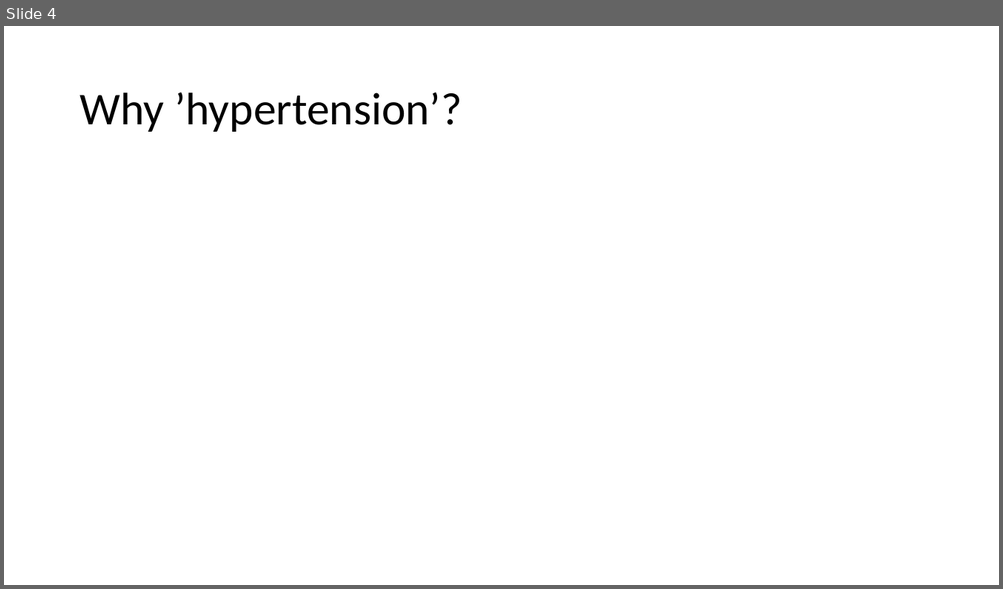
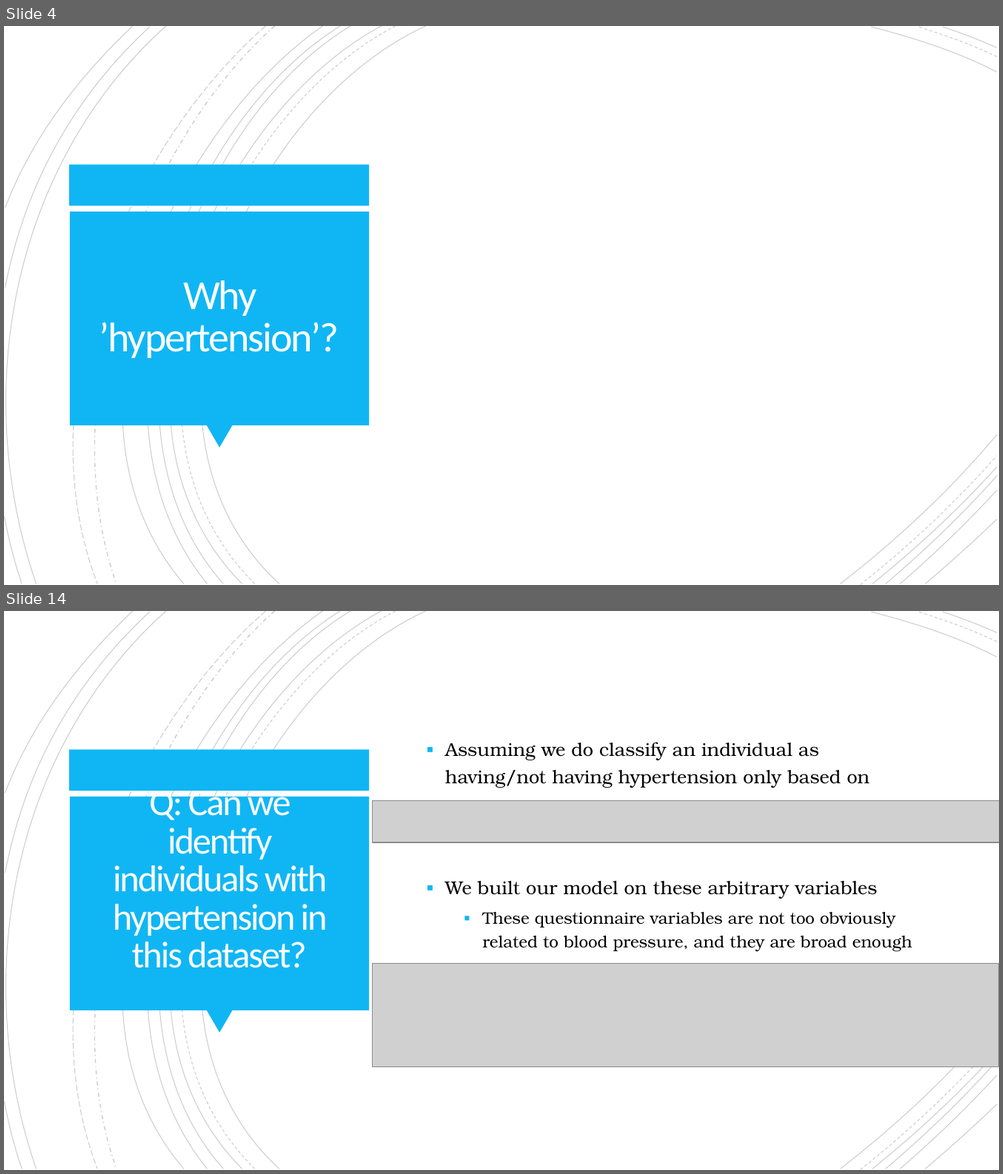
Before and after one commit to jleblond/NHANES_data_analytics, a slide deck: presentation.pptx. Shown one above the other, each under a label of ours: slide 4 before the commit, slides 4 and 14 after it; the slides between them are not shown. The pictures are 1003x589 and 1003x1174 pixels, drawn with LibreOffice and Linux fonts; fonts in the diff are those of the drawing; grey boxes stand for pictures. Boxes give left, top, right and bottom in pixels: in the first picture for what was removed or moved away, otherwise in the second. Text is boxed around its words. In the diff, an @@ line names an element or a change of style, - is before the commit and + after.

```diff
--- a/presentation.pptx
+++ b/presentation.pptx
@@ slide 14 added at bbox=[4, 611, 999, 1170], background #FFFFFF; not listed: 24 template elements that a slide beside it also shows @@
@@ text added at bbox=[445, 742, 912, 952], 18 pt, text #000000 @@
+▪ Assuming we do classify an individual as having/not having hypertension only based on
+▪ We built our model on these arbitrary variables
+  ▪ These questionnaire variables are not too obviously related to blood pressure, and they are broad enough
@@ title added at bbox=[113, 791, 327, 968], 36 pt, text #FFFEFF @@
+Q: Can we identify individuals with hypertension in this dataset?
@@ picture added at bbox=[373, 801, 999, 843] @@
@@ picture added at bbox=[373, 963, 999, 1067] @@
@@ slide 4 changed as well @@
@@ group added at bbox=[4, 26, 997, 585]: 21 freeform shapes @@
@@ rectangle added at bbox=[70, 165, 370, 206], fill #10B6F4 @@
@@ rectangle added at bbox=[70, 212, 369, 426], fill #10B6F4 @@
@@ title "Why ’hypertension’?": place and size @@
-title "Why ’hypertension’?" at bbox=[79, 93, 462, 132]
+title "Why ’hypertension’?" at bbox=[99, 281, 339, 358]
@@ title "Why ’hypertension’?" at bbox=[99, 281, 339, 358]: size 44 to 40 pt, text colour #000000 to #FFFEFF, letter spacing 0 to -1.5 pt; alignment left to centre; line spacing 0.9 to 0.85 @@
@@ triangle added at bbox=[206, 426, 233, 449], fill #10B6F4 @@
```
Also in this commit, not shown: 3 other slides changed, 9 other slides added, 1 slide removed, 5 other files.
